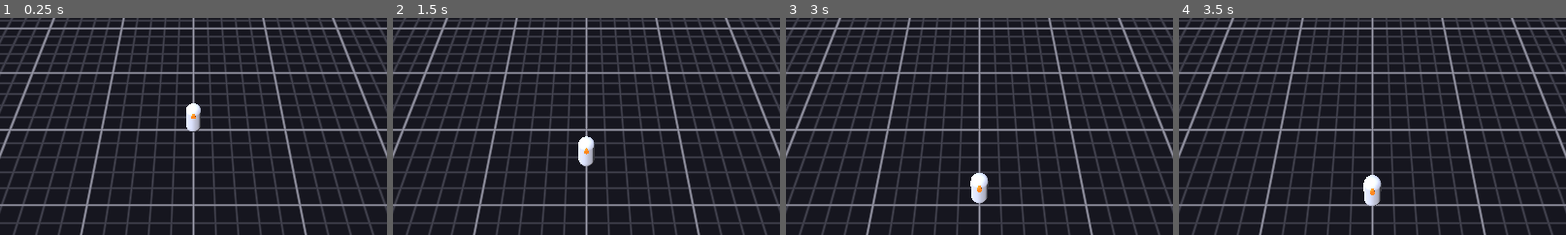
Above: before the commit, frames 1-4 (left to right).
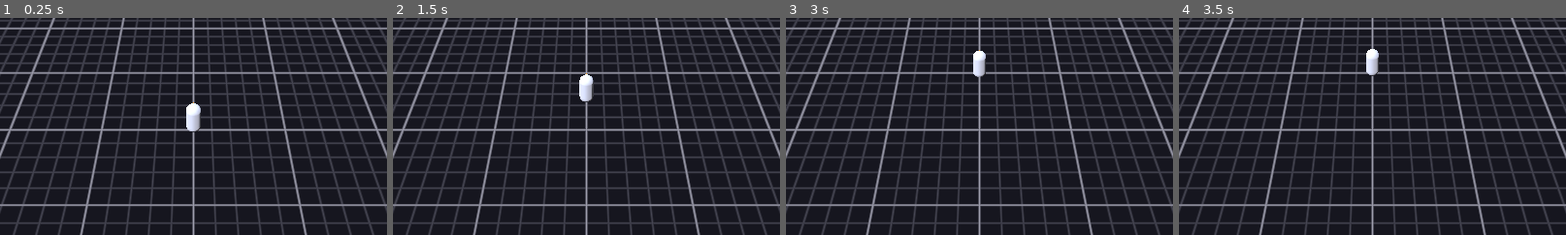
Above: after the commit, the same moments.

Repository: cpalaka/godot-rts-movement-prototype
Game: Godot game, scene res://scenes/main.tscn
The game is run twice, just before and just after one commit, with the same random seed, the same clock (stepped at 60 frames per second) and the same inputs.
Inputs (mouse positions are % of the whole screen's width and height, from its top left):
- Up to frame 1 (0.25 s): no input
- Up to frame 2 (1.5 s): tap Enter at 0.5, 1.35 s; move the mouse to (72, 45) at 0.52 s; hold Space (dash) 0.53-1.28 s; click (72, 45) at 0.67 s; move the mouse to (30, 55) at 1.27 s; click (30, 55) at 1.42 s
- Up to frame 3 (3 s): tap Enter at 2 s; move the mouse to (60, 28) at 2.02 s; tap Keypad Enter at 2.1 s; click (60, 28) at 2.17 s; tap Space (dash) at 2.75, 2.85 s; move the mouse to (45, 70) at 2.77 s; click (45, 70) at 2.92 s
- Up to frame 4 (3.5 s): no input
The pictures show only the part of the screen within x 25-75%, y 24-74%; the shares and areas given below are measured in that part.

The runs differ from the first frame. In frame 1, less than 0.1% of the frame differs, in the area x 49-51%, y 38-47%; in frame 2, 0.9%; in frame 3, 0.9%; in frame 4, 0.9%, in the area x 47-53%, y 14-87%.

Commit message:
refactor(player): flip forward convention from +Z to canonical -Z
Pre-change: the controller treated local +Z as forward, an override of
Godot's canonical -Z forward. Reason was historical — the placeholder
gray cone in player.tscn happened to be authored with its tip along
+Z, so the controller's facing logic and dash fallback matched that.

This worked for the cone but breaks every Blender-authored character
import: glTF/Godot's convention is that authoring a character facing
Blender's +Y produces a model facing Godot's -Z. Carrying the +Z
override forward would force every imported asset to be rotated 180°,
and disqualify Mixamo/library animations without per-clip rotation.

Changes:
- _physics_process step 5: atan2(horizontal.x, horizontal.z) →
  atan2(-horizontal.x, -horizontal.z). Derivation: with -Z forward, a
  velocity of (1, 0, 0) requires rotation.y = -π/2 so local -Z aligns
  with world +X; atan2(-1, 0) = -π/2. (0, 0, 1) → rotation.y = π;
  atan2(0, -1) = π.
- _resolve_dash_dir fallback: transform.basis.z → -transform.basis.z.
  Now returns the canonical forward direction. Comment updated.
- Facing cone in player.tscn: basis rotated 180° around Y and origin
  Z flipped from +0.35 to -0.35. The cone tip now points along the
  player's local -Z (the new forward), and the cone is positioned in
  front of the player at -Z.

No movement-feel changes intended — only the direction the visual
points has changed. The pivot detection block, dash, accel/friction,
and impulse channels are untouched.

USER ACTION (verification, not blocking the commit): F5 and confirm
the cone points in the direction of motion under walk/run/dash/skid,
and dash-from-rest goes along the cone's forward direction.

Co-Authored-By: Claude Opus 4.7 <noreply@anthropic.com>

Diff:
--- a/scenes/player.tscn
+++ b/scenes/player.tscn
@@ -30,7 +30,7 @@
 surface_material_override/0 = SubResource("StandardMaterial3D_body")
 
 [node name="Facing" type="MeshInstance3D" parent="." unique_id=757107793]
-transform = Transform3D(1, 0, 0, 0, -4.371139e-08, 1, 0, -1, -4.371139e-08, 0, 1.5, 0.35)
+transform = Transform3D(-1, 0, 0, 0, -4.371139e-08, -1, 0, -1, 4.371139e-08, 0, 1.5, -0.35)
 mesh = SubResource("CylinderMesh_facing")
 surface_material_override/0 = SubResource("StandardMaterial3D_facing")
 
--- a/scripts/player.gd
+++ b/scripts/player.gd
@@ -76,7 +76,7 @@
 	# 5. Facing follows velocity heading (smoothed)
 	var horizontal := Vector3(velocity.x, 0.0, velocity.z)
 	if horizontal.length_squared() > 0.01:
-		var target_yaw := atan2(horizontal.x, horizontal.z)
+		var target_yaw := atan2(-horizontal.x, -horizontal.z)
 		var max_step := deg_to_rad(turn_rate_deg) * delta
 		rotation.y = _step_angle(rotation.y, target_yaw, max_step)
 
@@ -124,10 +124,8 @@
 	var v := Vector3(velocity.x, 0.0, velocity.z)
 	if v.length_squared() > 0.01:
 		return v.normalized()
-	# Fall back to facing. The Facing cone in player.tscn is oriented along
-	# local +Z, so transform.basis.z is where the player visually points.
-	# (Godot's canonical forward is -basis.z; we override for visual consistency.)
-	return transform.basis.z
+	# Fall back to current facing. Godot's canonical forward is -basis.z.
+	return -transform.basis.z
 
 
 # Public API for external systems to push the player.
